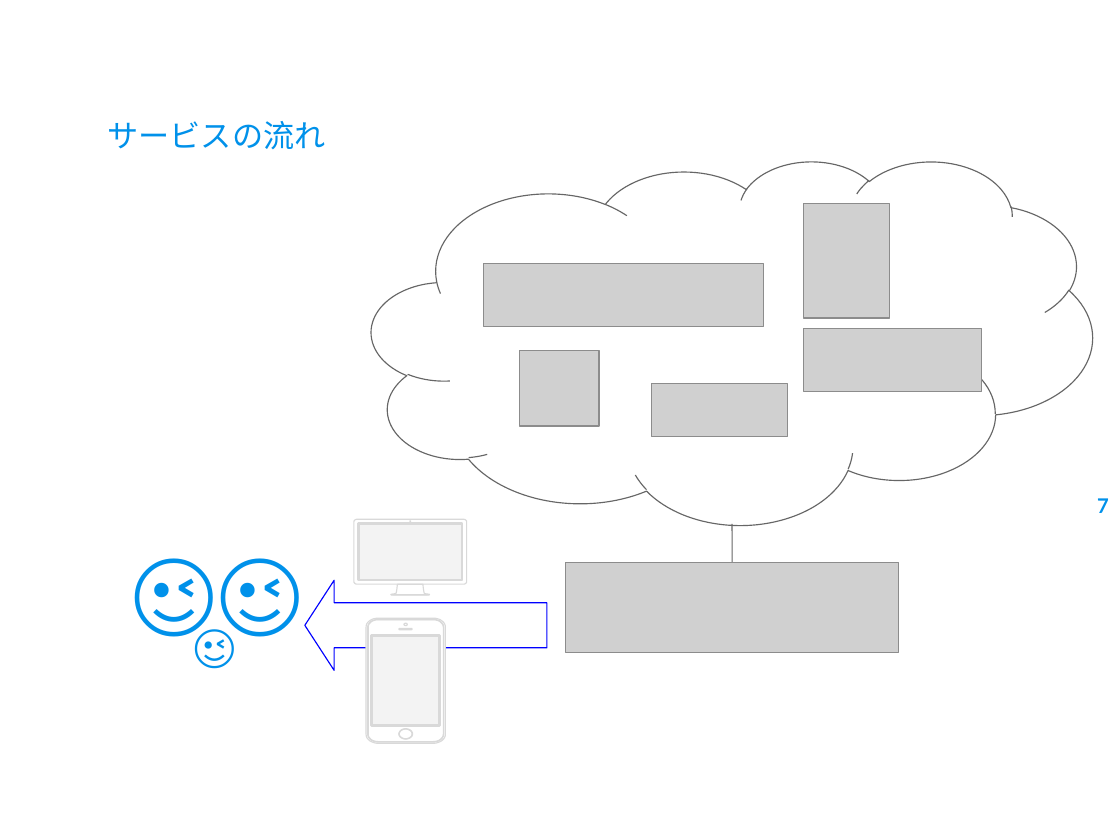
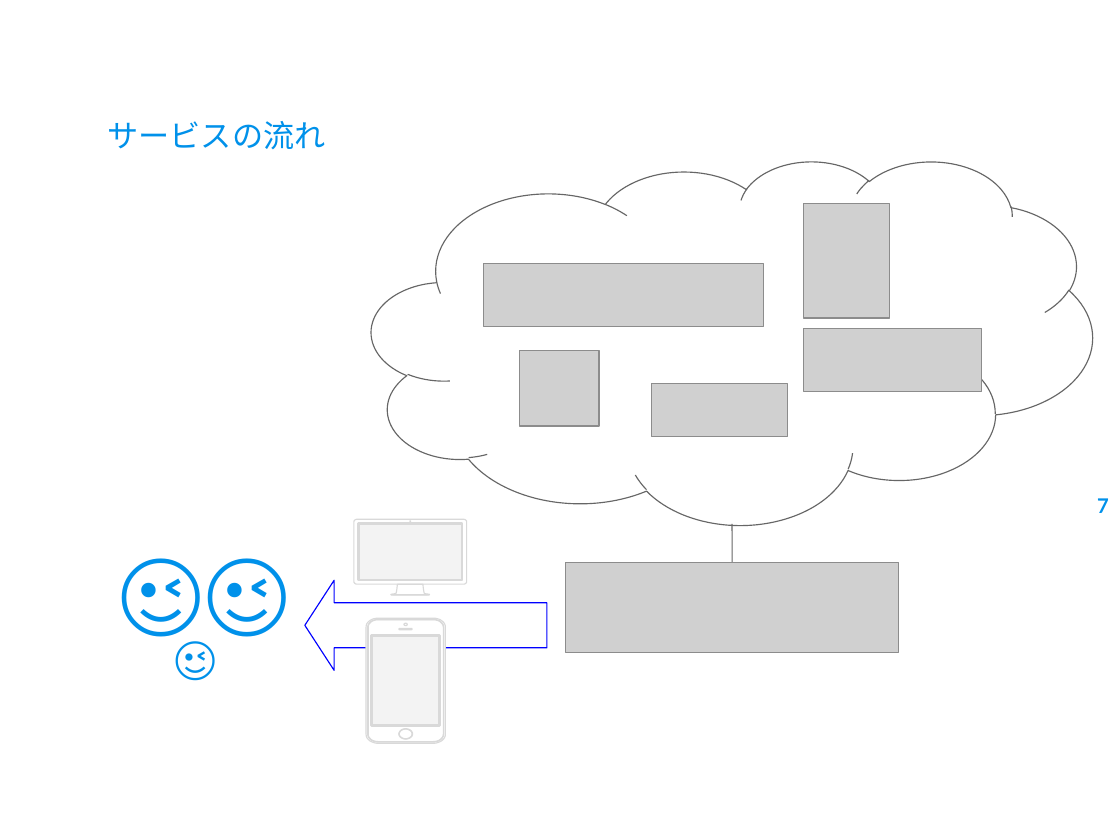
Before and after one commit to Orimai05/arritateam, a slide deck: slide 7 of slide/20190424-25_kaizen_bootcamp.pptx. Drawn at 1120x840 pixels with LibreOffice and Linux fonts; fonts in the diff are those of the drawing; grey boxes stand for pictures; background and template pictures are left out. Boxes give left, top, right and bottom in pixels: in the first picture for what was removed or moved away, otherwise in the second. Text is boxed around its words. In the diff, an @@ line names an element or a change of style, - is before the commit and + after.

```diff
--- a/slide/20190424-25_kaizen_bootcamp.pptx
+++ b/slide/20190424-25_kaizen_bootcamp.pptx
@@ text "😉😉" rewrapped from (96, 486, 338, 688) to (71, 486, 338, 688) @@
@@ text "😉": place and size @@
-text "😉" at (175, 612, 254, 675)
+text "😉" at (156, 624, 235, 688)
```
Also in this commit, not shown: 3 other slides changed, 3 other files.
